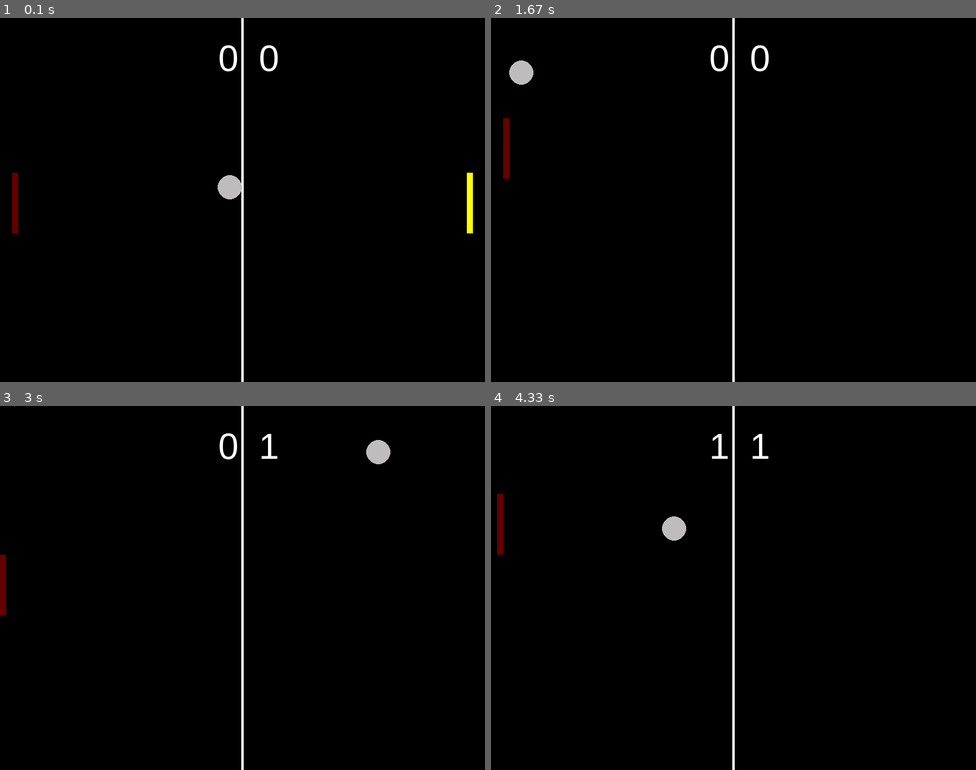
Above: before the commit, frames 1-4 (two rows, left to right).
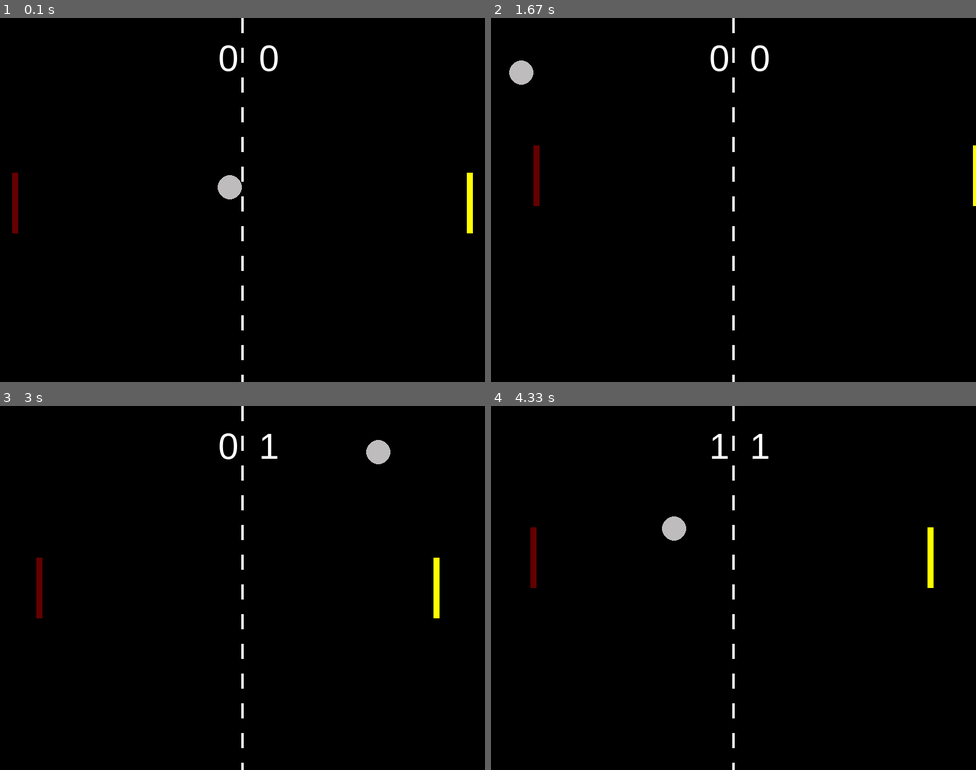
Above: after the commit, the same moments.

Repository: BenjaminTheCoder/Pong
Game: pygame game, started from pong.py
The game is run twice, just before and just after one commit, with the same random seed, the same clock (stepped at 60 frames per second) and the same inputs.
Inputs:
- Up to frame 1 (0.1 s): no input
- Up to frame 2 (1.67 s): hold A 0.33-0.8 s; hold Right 0.33-0.8 s; hold Right 0.83-1.3 s; hold D 0.83-1.3 s; hold Up 1.33-1.63 s; hold W 1.33-1.63 s
- Up to frame 3 (3 s): hold Right 1.67-2.13 s; hold D 1.67-2.13 s; hold Left 2.17-2.7 s; hold A 2.17-2.7 s; hold Down from 2.73 s (still down); hold S from 2.73 s (still down)
- Up to frame 4 (4.33 s): release Down at 3.03 s; release S at 3.03 s; hold Left 3.07-3.47 s; hold A 3.07-3.47 s; hold Up 3.5-3.87 s; hold W 3.5-3.87 s; hold Right from 3.9 s (still down); hold D from 3.9 s (still down)

The runs differ from the first frame. In frame 1, 0.2% of the frame differs, in the area x 49-51%, y 4-98%; in frame 2, 0.8%; in frame 3, 0.9%, in the area x 0-91%, y 4-98%; in frame 4, 0.9%.

Commit message:
ray_pongball on screen and moving

Diff:
--- a/pong.py
+++ b/pong.py
@@ -49,9 +49,23 @@
 
 
 #variables player 1
-vel = 10
-
-net = pg.Rect(398, 0, 4, 600)
+vel = 5
+
+# net1 = pg.Rect(398, 0, 4, 25)
+# net2 = pg.Rect(398, 50, 4, 25)
+# net3 = pg.Rect(398, 100, 4, 25)
+# net4 = pg.Rect(398, 150, 4, 25)
+# net5 = pg.Rect(398, 200, 4, 25)
+# net6 = pg.Rect(398, 250, 4, 25)
+# net7 = pg.Rect(398, 300, 4, 25)
+# net8 = pg.Rect(398, 350, 4, 25)
+# net9 = pg.Rect(398, 400, 4, 25)
+# net10 = pg.Rect(398, 450, 4, 25)
+# net11 = pg.Rect(398, 500, 4, 25)
+# net12 = pg.Rect(398, 550, 4, 25)
+# net13 = pg.Rect(398, 595, 4, 25)
+
+
 
 p1 = pg.Rect(20, 255, 10, 100)
 
@@ -80,42 +94,44 @@
 #player 1
     if keys[pg.K_w]:
         p1.y -= vel
-        #moveUpP2 = True
     if keys[pg.K_s]:
         p1.y += vel
-       #moveDownP2 = True
     if p1.bottom<WINDOWHEIGHT:
         p1.y += vel
     if p1.top>0:
         p1.y -= vel
     if keys[pg.K_a]:
         p1.x -= vel
-        #moveUpP2 = True
     if keys[pg.K_d]:
         p1.x += vel
+    if p1.left<0:
+       p1.x += vel
+    if p1.right>400:
+       p1.x -= vel
 
 
 #player 2
     if keys[pg.K_UP]:
         p2.y -= vel
-        #moveUpP2 = True
     if keys[pg.K_DOWN]:
         p2.y += vel
-       #moveDownP2 = True
     if p2.bottom<WINDOWHEIGHT:
         p2.y += vel
     if p2.top>0:
         p2.y -= vel
     if keys[pg.K_LEFT]:
         p2.x -= vel
-        #moveUpP2 = True
     if keys[pg.K_RIGHT]:
         p2.x += vel
-        #moveDownP2 = True
-   # if p2.bottom<WINDOWHEIGHT:
-       # p2.x += vel
-   # if p2.top>0:
-       # p2.x -= vel
+        moveDownP2 = True
+    if p2.bottom<WINDOWHEIGHT:
+       p2.y += vel
+    if p2.top>0:
+       p2.y -= vel
+    if p2.left<WINDOWWIDTH:
+       p2.x += vel
+    if p2.right>419:
+       p2.x -= vel
 
     #print(ball1.x)
 
@@ -140,6 +156,7 @@
     if p2s == 9:
         p2win = True
         if keys[pg.K_SPACE]:
+            ball1.move()
             p1s = 0
             p2s = 0
             replay = True
@@ -158,6 +175,7 @@
     if p1s == 9:
         p1win = True
         if keys[pg.K_SPACE]:
+            ball1.move()
             p1s = 0
             p2s = 0
             replay = True
@@ -185,48 +203,16 @@
         if event.type == pg.QUIT:
             run = False
 
-
-# #player 1
-#     if keys[pg.K_w]:
-#         p1.y -= vel
-#         moveUpP1 = True
-#     if keys[pg.K_s]:
-#         p1.y += vel
-#         moveDownP1 = True
-#     if p1.bottom<WINDOWHEIGHT:
-#         p1.y += vel
-#     if p1.top>0:
-#         p1.y -= vel
-
-
-# #player 2
-#     if keys[pg.K_UP]:
-#         p2.y -= vel
-#         #moveUpP2 = True
-#     if keys[pg.K_DOWN]:
-#         p2.y += vel
-#        #moveDownP2 = True
-#     if p2.bottom<WINDOWHEIGHT:
-#         p2.y += vel
-#     if p2.top>0:
-#         p2.y -= vel
-#     if keys[pg.K_LEFT]:
-#         p2.x -= vel
-#         #moveUpP2 = True
-#     if keys[pg.K_RIGHT]:
-#         p2.x += vel
-#         #moveDownP2 = True
-#    # if p2.bottom<WINDOWHEIGHT:
-#        # p2.x += vel
-#    # if p2.top>0:
-#        # p2.x -= vel
-
-#     #print(ball1.x)
-
     win.fill((0, 0, 0))
     pg.draw.rect(win, (100, 0, 0), p1)
     pg.draw.rect(win, (255, 255, 0), p2)
-    pg.draw.rect(win, (255, 255, 255), net)
+    y = 0
+    for n in range(1, 14):
+        pg.draw.rect(win, (255, 255, 255), (398, y, 4, 25))
+        y += 49
+
+
+
     pg.draw.circle(win, (190, 188, 188), (ball1.x, ball1.y), ball1.r)
 
     score = font.render(f'{p1s}  {p2s}', True, (255, 255, 255))
@@ -240,11 +226,15 @@
             pg.draw.rect(win, (0, 0, 0), black_screen)
             win.blit(p1Win, (260, 270))
             win.blit(winL2, (100, 320))
+            ball1.vx = 0
+            ball1.vy = 0
     if p2win == True:
         if replay == False:
             pg.draw.rect(win, (0, 0, 0), black_screen)
             win.blit(p2Win, (260, 270))
             win.blit(winL2, (100, 320))
+            ball1.vx = 0
+            ball1.vy = 0
     # print('ball1', ball1)
     # print('p2', p2)
     # print()
--- /dev/null
+++ b/ray_pong.py
@@ -0,0 +1,77 @@
+import pyray as pr
+from dataclasses import dataclass
+WINDOWHEIGHT = 600
+WINDOWWIDTH = 800
+pr.init_window(WINDOWWIDTH, WINDOWHEIGHT, "Pong")
+FPS = 30
+pr.set_target_fps(FPS)
+p1s = 0
+p2s = 0
+
+@dataclass
+class Ball:
+    x: int
+    y: int
+    r: int
+    vx: int
+    vy: int
+
+    def colide(self) -> None:
+        if self.x >= WINDOWWIDTH - self.r:
+            self.x = WINDOWWIDTH - self.r
+            self.vx *= -1
+        elif self.x <= self.r:
+            self.x = self.r
+            self.vx *= -1
+
+        if self.y >= WINDOWHEIGHT - self.r:
+            self.y = WINDOWHEIGHT - self.r
+            self.vy *= -1
+        if self.y <= self.r:
+            self.y = self.r
+            self.vy *= -1
+
+
+    def colide_paddles(self, p1: pr.Rectangle, p2: pr.Rectangle) -> None:
+        if self.x < (p1.x + p1.width + self.r) and self.x > (p1.x + self.r) and self.y > p1.y and self.y < p1.y + p1.height:
+            self.vx *= -1
+        if self.x > (p2.x - self.r) and self.x < (p2.x + p2.width - self.r)  and self.y > p2.y and self.y < p2.y + p2.height:
+            self.vx *= -1
+
+
+
+
+    def move(self) -> None:
+        self.x += -self.vx
+        self.y += -self.vy
+
+vel = 5
+
+p1 = pr.Rectangle(20, 255, 10, 100)
+
+#variables player 2
+
+p2 = pr.Rectangle(770, 255, 10, 100)
+
+ball1 = Ball(400, 300, 20, 7, 7)
+
+black_screen = pr.Rectangle(0, 0, 800, 600)
+
+replay = False
+moveUpP1 = False
+moveDownP1 = False
+moveUpP2 = False
+moveDownP2 = False
+p1win = False
+p2win = False
+bl = True
+run = True
+
+while not pr.window_should_close():
+    ball1.move()
+    ball1.colide()
+    pr.begin_drawing()
+    pr.clear_background(pr.BLACK)
+    pr.draw_circle( ball1.x, ball1.y, ball1.r, pr.WHITE)
+    pr.end_drawing()
+pr.close_window()
--- /dev/null
+++ b/ray_test.py
@@ -0,0 +1,8 @@
+import pyray as pr
+pr.init_window(800, 600, "Hello")
+while not pr.window_should_close():
+    pr.begin_drawing()
+    pr.clear_background(pr.WHITE)
+    pr.draw_text("Hello world!", 190, 200, 20, pr.VIOLET)
+    pr.end_drawing()
+pr.close_window()
